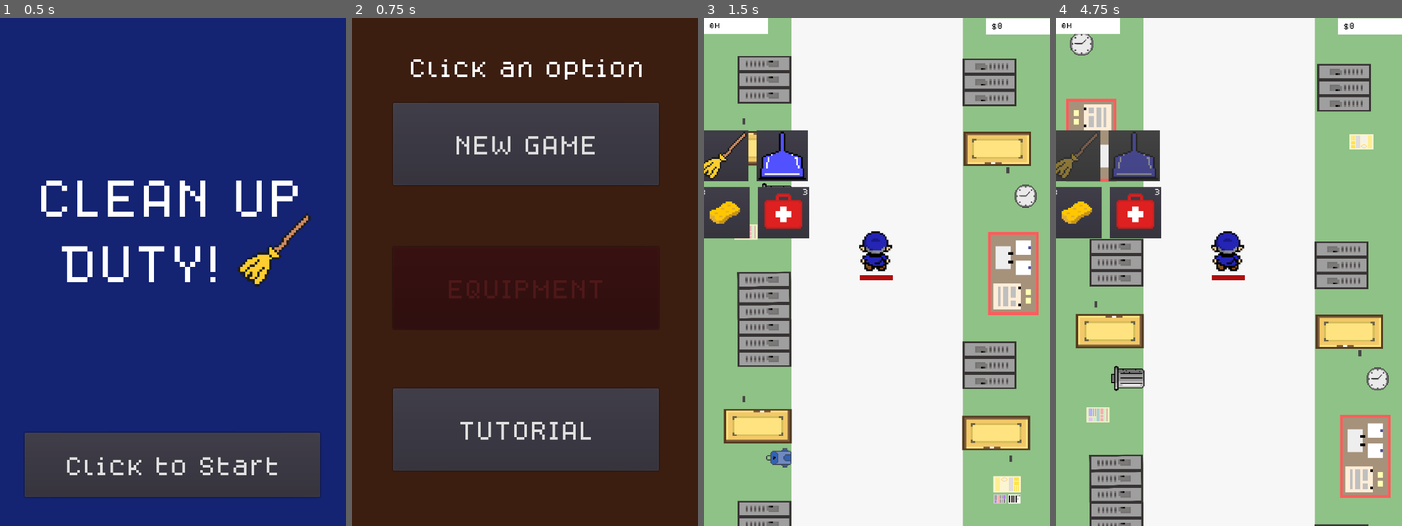
Above: before the commit, frames 1-4 (left to right).
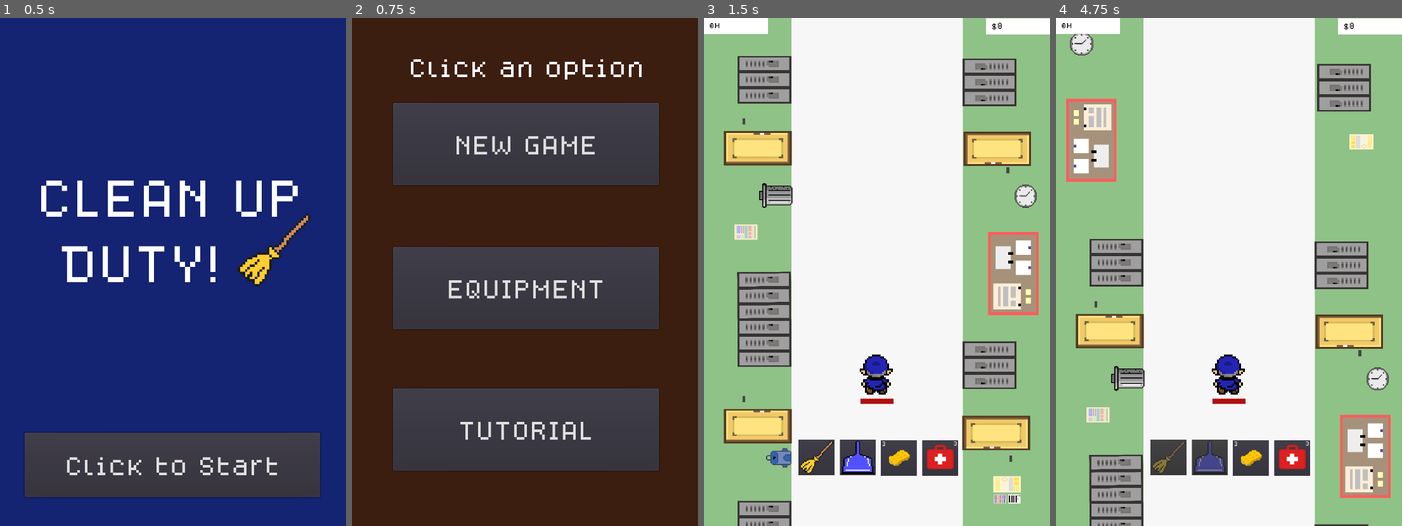
Above: after the commit, the same moments.

Repository: TheBroham7/Project-Sweep
Game: Godot game, scene res://scenes/title_screen.tscn
The game is run twice, just before and just after one commit, with the same random seed, the same clock (stepped at 60 frames per second) and the same inputs.
Inputs (mouse positions are in pixels of both pictures, inside the frame that each line leads up to; where the layout moved, square brackets give the same spot in the first picture):
- Up to frame 1 (0.5 s): no input
- Up to frame 2 (0.75 s): click "Click to Start" at 0.5 s
- Up to frame 3 (1.5 s): click "TUTORIAL" at 1.25 s
- Up to frame 4 (4.75 s): click (1208, 454) [1135, 155] at 2 s; click (1166, 454) [1073, 155] at 2.75 s; hold Right (right) 3.53-4.28 s; tap 1 (swing) at 3.6, 4.55 s; hold Left (left) from 4.28 s (still down); tap 2 (defend) at 4.35 s

Frame 1 is identical in both runs. In frame 2, 12% of the frame differs, in the area x 11-89%, y 45-62%; in frame 3, 9.7%; in frame 4, 9.8%.

Commit message:
bug-fixes
Fixed some bugs pertaining to the counters we had in the game. Particularly with the money collected and powerups not working as intended

Diff:
--- a/scenes/Rat.tscn
+++ b/scenes/Rat.tscn
@@ -26,7 +26,6 @@
 scale = Vector2( 0.1, 0.1 )
 frames = SubResource( 1 )
 animation = "walk"
-frame = 1
 playing = true
 
 [node name="CollisionShape2D" type="CollisionShape2D" parent="."]
--- a/scenes/Tutorial.tscn
+++ b/scenes/Tutorial.tscn
@@ -1,21 +1,31 @@
-[gd_scene load_steps=6 format=2]
+[gd_scene load_steps=7 format=2]
 
 [ext_resource path="res://scenes/player.tscn" type="PackedScene" id=1]
 [ext_resource path="res://scenes/HUD.tscn" type="PackedScene" id=2]
 [ext_resource path="res://scenes/school_background.tscn" type="PackedScene" id=3]
 [ext_resource path="res://scenes/weapon_buttons.tscn" type="PackedScene" id=4]
 [ext_resource path="res://scenes/power_ups.tscn" type="PackedScene" id=5]
+[ext_resource path="res://scenes/tutorial.gd" type="Script" id=6]
 
 [node name="tutorial" type="Node2D"]
+script = ExtResource( 6 )
 
 [node name="SchoolBackground" parent="." instance=ExtResource( 3 )]
 
 [node name="Player" parent="." instance=ExtResource( 1 )]
+position = Vector2( 540, 1112 )
 
 [node name="weapon_buttons" parent="." instance=ExtResource( 4 )]
-position = Vector2( -21, -211 )
+position = Vector2( 295, 919 )
+scale = Vector2( 0.7, 0.7 )
 
 [node name="power_ups" parent="." instance=ExtResource( 5 )]
-position = Vector2( -17, -34 )
+position = Vector2( 552, 921 )
+scale = Vector2( 0.7, 0.7 )
 
 [node name="HUD" parent="." instance=ExtResource( 2 )]
+
+[node name="mob_timer" type="Timer" parent="."]
+wait_time = 0.1
+
+[connection signal="timeout" from="mob_timer" to="." method="_on_mob_timer_timeout"]
--- /dev/null
+++ b/scenes/coin.gd
@@ -0,0 +1,14 @@
+extends Area2D
+
+var anim = rand_range(0, 2)
+
+func ready():
+	if anim == 0:
+		$AnimatedSprite.animation = "bronze"
+	elif anim == 1:
+		$AnimatedSprite.animation = "silver"
+	else:
+		$AnimatedSprite.animation = "gold"
+
+func _on_coin_body_entered(_body):
+	queue_free()
--- /dev/null
+++ b/scenes/coin.tscn
@@ -0,0 +1,42 @@
+[gd_scene load_steps=7 format=2]
+
+[ext_resource path="res://assets/drops/coin_value_10.png" type="Texture" id=1]
+[ext_resource path="res://assets/drops/coin_value_1.png" type="Texture" id=2]
+[ext_resource path="res://assets/drops/coin_value_5.png" type="Texture" id=3]
+[ext_resource path="res://scenes/coin.gd" type="Script" id=4]
+
+[sub_resource type="SpriteFrames" id=1]
+animations = [ {
+"frames": [ ExtResource( 2 ) ],
+"loop": true,
+"name": "bronze",
+"speed": 5.0
+}, {
+"frames": [ ExtResource( 1 ) ],
+"loop": true,
+"name": "gold",
+"speed": 5.0
+}, {
+"frames": [ ExtResource( 3 ) ],
+"loop": true,
+"name": "silver",
+"speed": 5.0
+} ]
+
+[sub_resource type="CircleShape2D" id=2]
+radius = 3.0
+
+[node name="coin" type="Area2D"]
+script = ExtResource( 4 )
+
+[node name="AnimatedSprite" type="AnimatedSprite" parent="."]
+position = Vector2( 8, 8 )
+scale = Vector2( 0.5, 0.5 )
+frames = SubResource( 1 )
+animation = "bronze"
+
+[node name="CollisionShape2D" type="CollisionShape2D" parent="."]
+position = Vector2( 8, 5 )
+shape = SubResource( 2 )
+
+[connection signal="body_entered" from="." to="." method="_on_coin_body_entered"]
--- /dev/null
+++ b/scenes/equipment.tscn
@@ -0,0 +1,5 @@
+[gd_scene format=2]
+
+[node name="equipment" type="Control"]
+anchor_right = 1.0
+anchor_bottom = 1.0
--- a/scenes/main.tscn
+++ b/scenes/main.tscn
@@ -133,16 +133,14 @@
 [connection signal="boss_is_spawned" from="." to="Player" method="_on_main_boss_is_spawned"]
 [connection signal="body_entered" from="Player" to="Player" method="_on_Player_body_entered"]
 [connection signal="dead" from="Player" to="." method="game_over"]
-[connection signal="update_coins" from="Player" to="HUD" method="update_coins"]
-[connection signal="update_health" from="Player" to="HUD" method="_on_Player_update_health"]
-[connection signal="update_sponge_count" from="Player" to="power_ups" method="update_sponge_count"]
+[connection signal="update_coins" from="Player" to="HUD" method="_on_Player_update_coins"]
+[connection signal="update_first_aid_count" from="Player" to="power_ups" method="_on_Player_update_first_aid_count"]
 [connection signal="boss_spawn" from="HUD" to="." method="_on_HUD_boss_spawn"]
 [connection signal="stop_scroll" from="HUD" to="SchoolBackground" method="_on_HUD_stop_scroll"]
 [connection signal="timeout" from="MobTimer" to="." method="_on_MobTimer_timeout"]
 [connection signal="first_aid" from="power_ups" to="Player" method="_on_power_ups_first_aid"]
 [connection signal="sponge" from="power_ups" to="power_ups" method="_on_power_ups_sponge"]
 [connection signal="block" from="weapon_buttons" to="Player" method="_on_weapon_buttons_block"]
-[connection signal="broom" from="weapon_buttons" to="Player" method="_on_weapon_buttons_broom"]
 [connection signal="swing" from="weapon_buttons" to="Player" method="_on_weapon_buttons_swing"]
 [connection signal="pressed" from="pause_button/Button" to="pause_button/Button/Pause" method="_on_Button_pressed"]
 [connection signal="pressed" from="pause_button/Button/Pause/button_dupe" to="pause_button/Button/Pause" method="_on_button_dupe_pressed"]
--- a/scenes/main_menu.tscn
+++ b/scenes/main_menu.tscn
@@ -28,14 +28,12 @@
 text = "NEW GAME"
 
 [node name="equipment" type="Button" parent="."]
-modulate = Color( 0.827451, 0.258824, 0.258824, 1 )
 margin_left = 128.0
 margin_top = 712.0
 margin_right = 543.0
 margin_bottom = 840.0
 rect_scale = Vector2( 2, 2 )
 custom_fonts/font = SubResource( 1 )
-disabled = true
 text = "EQUIPMENT"
 
 [node name="tutorial" type="Button" parent="."]
@@ -62,4 +60,5 @@
 stream = ExtResource( 3 )
 
 [connection signal="pressed" from="new_game" to="." method="_on_new_game_pressed"]
+[connection signal="pressed" from="equipment" to="." method="_on_equipment_pressed"]
 [connection signal="pressed" from="tutorial" to="." method="_on_tutorial_pressed"]
--- /dev/null
+++ b/scenes/tutorial.gd
@@ -0,0 +1,13 @@
+extends Node2D
+
+var rat = preload("res://scenes/Rat.tscn")
+var spawnList = [Vector2(415,-20), Vector2(540, -20), Vector2(665,-20)]
+export (float) var spawnTime = rand_range(0.1, 1.0)
+
+func _on_mob_timer_timeout():
+	# Spawn rat
+	var newRat= rat.instance()
+	newRat.position = spawnList[randi() % spawnList.size()]
+	add_child(newRat)
+	$mob_timer.wait_time = spawnTime
+	$mob_timer.start()
--- a/scripts/HUD.gd
+++ b/scripts/HUD.gd
@@ -4,6 +4,7 @@
 signal stop_scroll
 
 var distance_increase = true
+
 
 var coins = 0
 var distance = 0
@@ -22,6 +23,7 @@
 			distance_increase = false
 	$ColorRect/Distance.text = str(distance) + "M"
 
-func update_coins():
-	coins += 1
+
+func _on_Player_update_coins():
+	coins += int (rand_range(0, 10))
 	$ColorRect2/Coins.text = "$" + str(coins)
--- a/scripts/main_menu.gd
+++ b/scripts/main_menu.gd
@@ -8,3 +8,6 @@
 
 func _on_tutorial_pressed():
 	get_tree().change_scene("res://scenes/Tutorial.tscn")
+
+func _on_equipment_pressed():
+	get_tree().change_scene("res://scenes/equipment.tscn")
--- a/scripts/player.gd
+++ b/scripts/player.gd
@@ -1,11 +1,13 @@
 extends Area2D
 
 signal dead
-signal update_health
+#signal update_coins_1
+#signal update_coins_5
+#signal update_coins_10
 signal update_coins
 signal broom
 signal dustpan
-signal update_sponge_count
+signal update_first_aid_count
 
 var screen_size
 var current_action = 'walk'
@@ -13,6 +15,7 @@
 var boss_is_spawned = false
 var mob_health = 1
 var rat_push_back = rand_range(100.0, 500.0)
+var coin = preload("res://scenes/coin.tscn")
 
 
 func _ready():
@@ -20,7 +23,7 @@
 	$Animation.animation = 'walk'
 	$Animation.play()
 
-func _process(delta):
+func _process(_delta):
 	if Input.is_action_just_pressed("left"):
 		if position.x > 420:
 			position.x -= 125
@@ -36,7 +39,7 @@
 		#body.velocity -= Vector2(0.0, rat_push_back)
 		#$_on_ratPushBackTimer_timeout(body)
 		#body.global_position *= -0.001
-		$HealthBar.value -= 20
+		$HealthBar.value -= rand_range(10, 20)
 		$Animation.modulate = Color(255, 0, 0)
 		$ColorTimer.start()
 		$Damage.play()
@@ -46,7 +49,18 @@
 	elif current_action == "swing":
 		#body.velocity = Vector2(0.0, 0.0)
 		$EnemyDied.play()
+		var rat_position = body.position
 		body.queue_free()
+		#var newCoin = coin.instance()
+		#newCoin.position = rat_position
+		#newCoin.position.y -= 5
+		#body.call_deferred(newCoin)
+		#if newCoin.animation == "bronze":
+		#	emit_signal("update_coins_1")
+		#elif newCoin.animation == "silver":
+		#	emit_signal("update_coins_5")
+		#else:
+		#	emit_signal("update_coins_10")
 		emit_signal("update_coins")
 	elif current_action == 'block':
 		body.pushback = true
@@ -75,16 +89,15 @@
 	current_action = 'block'
 	$Block.play()
 
-func _on_weapon_buttons_broom():
-	pass
-
-
 func _on_power_ups_first_aid():
 	if $HealthBar.value == 100:
 		return
-	elif $HealthBar.value != 100:
-		emit_signal("update_sponge_count")
-		$HealthBar.value += 20
+	elif $HealthBar.value < 100:
+		emit_signal("update_first_aid_count")
+		if ($HealthBar.value + 20) > 20:
+			$HealthBar.value = 100
+		else:
+			$HealthBar.value += 20
 
 
 func _on_main_boss_is_spawned():
@@ -97,6 +110,3 @@
 
 #func _on_ratPushBackTimer_timeout(body):
 	#body.velocity = Vector2(0.0, rand_range(175.0, 500.0))
-
-func _on_Player_broom():
-	pass # Replace with function body.
--- a/scripts/power_ups.gd
+++ b/scripts/power_ups.gd
@@ -11,7 +11,7 @@
 	$FirstAidCount.add_color_override("font_color", Color.white)
 	$SpongeCount.add_color_override("font_color", Color.white)
 
-func _process(delta):
+func _process(_delta):
 	if Input.is_action_just_pressed("power1"):
 		_on_Sponge_pressed()
 	if Input.is_action_just_pressed("power2"):
@@ -38,8 +38,7 @@
 func _on_power_ups_sponge():
 	get_tree().call_group("rats", "queue_free")
 
-
-func update_sponge_count():
+func _on_Player_update_first_aid_count():
 	firstaidcount -= 1
 	$FirstAidCount.text = str(firstaidcount)
 	if firstaidcount == 0:
--- a/scripts/weapon_buttons.gd
+++ b/scripts/weapon_buttons.gd
@@ -1,14 +1,12 @@
 extends Node2D
 
-signal broom
-signal dust_pan
 signal swing
 signal block
 
 func _ready():
 	pass
 
-func _process(delta):
+func _process(_delta):
 	if Input.is_action_just_pressed("swing"):
 		_on_Broom_pressed()
 	if Input.is_action_just_pressed("defend"):
@@ -19,7 +17,6 @@
 func _on_Broom_pressed():
 	if $Broom.disabled == false:
 		emit_signal("swing")
-		emit_signal("broom")
 		$swing_timer.start()
 		$Broom.disabled = true
 
@@ -27,7 +24,6 @@
 
 func _on_DustPan_pressed():
 	if $DustPan.disabled == false:
-		emit_signal("dust_pan")
 		emit_signal("block")
 		$block_timer.start()
 		$DustPan.disabled = true
Binary file added: assets/drops/coin_value_1.png
Not shown, added: assets/drops/coin_value_1.png.import
Binary file added: assets/drops/coin_value_10.png
Not shown, added: assets/drops/coin_value_10.png.import
Binary file added: assets/drops/coin_value_5.png
Not shown, added: assets/drops/coin_value_5.png.import
